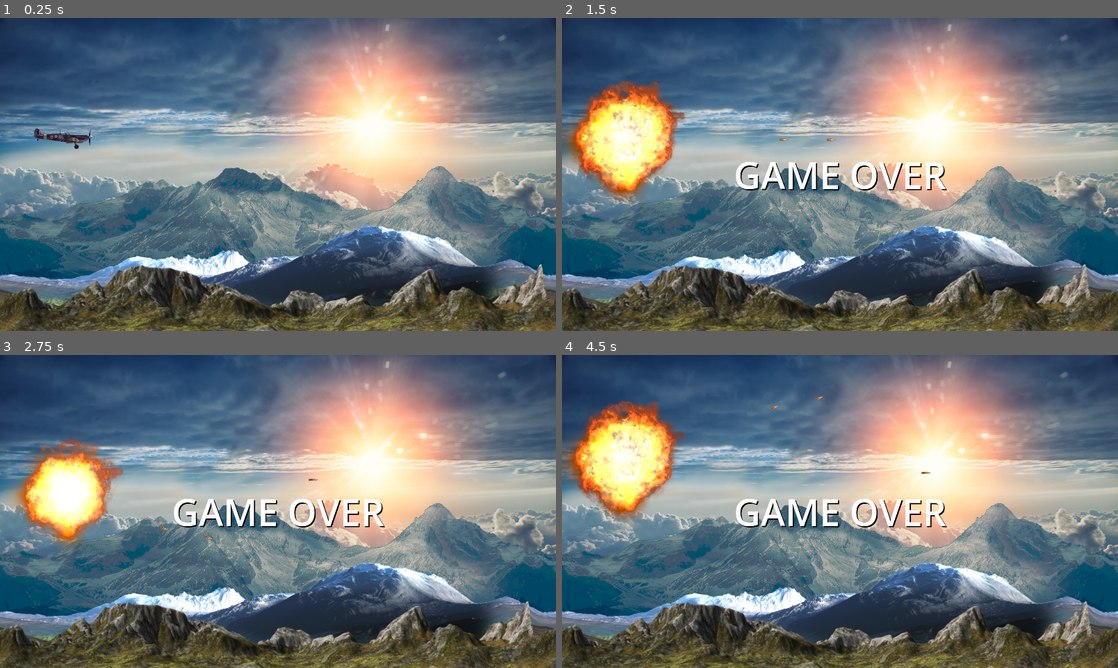
Above: before the commit, frames 1-4 (two rows, left to right).
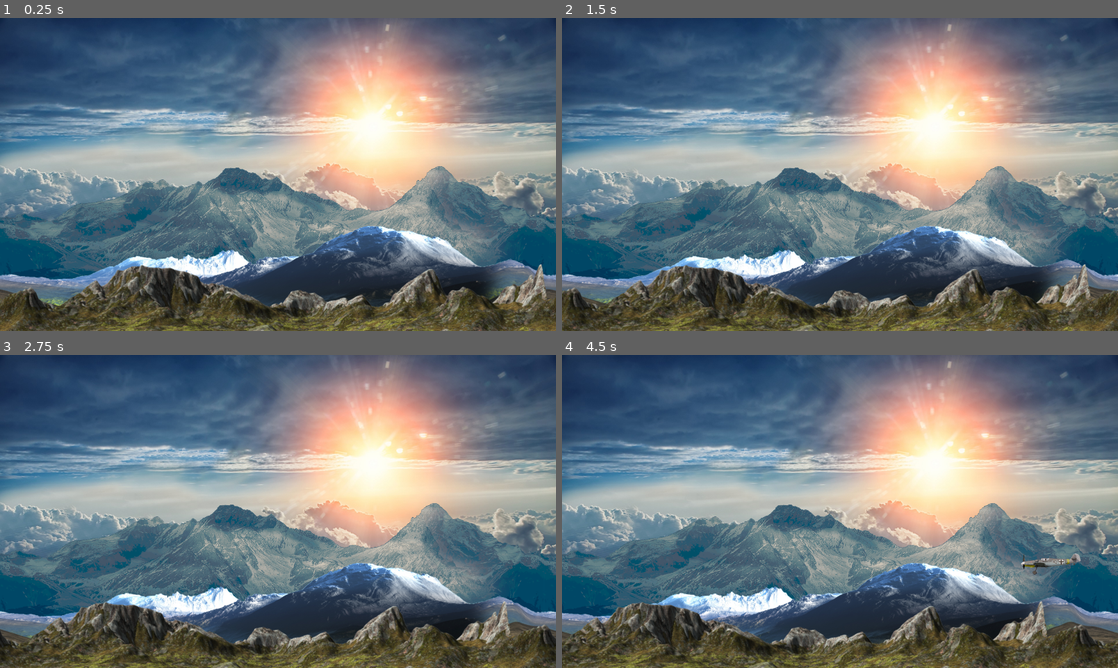
Above: after the commit, the same moments.

Repository: 7OneTwo/Godot-Fighter-Plane-Test
Game: Godot game, scene res://scenes/Game.tscn
Same seed, same stepped clock (60 frames per second), same inputs: the game is played once before the commit and once after it. Sound files missing from this copy of the repository are replaced by a short silence.
Inputs:
- Up to frame 1 (0.25 s): no input
- Up to frame 2 (1.5 s): hold Right (move_right) 0.53-1.28 s; hold Space (fire) 0.53-1.28 s; tap ` (test) at 0.8, 1.35 s; hold Down (move_down) from 1.28 s (still down)
- Up to frame 3 (2.75 s): tap Space (fire) at 1.55 s; release Down (move_down) at 2.03 s; hold Right (move_right) from 2.03 s (still down); hold Space (fire) from 2.03 s (still down); tap ` (test) at 2.3 s
- Up to frame 4 (4.5 s): release Right (move_right) at 2.78 s; release Space (fire) at 2.78 s; hold Up (move_up) 2.78-3.53 s; tap ` (test) at 2.85, 3.8, 4.35 s; tap Space (fire) at 3.05 s; hold Space (fire) 3.53-4.28 s; hold Left (move_left) from 3.53 s (still down)

The runs differ from the first frame. In frame 1, 0.3% of the frame differs, in the area x 6-17%, y 35-42%; in frame 2, 7.3%; in frame 3, 24%; in frame 4, 28%, in the area x 0-100%, y 13-100%.

Commit message:
Smoking engine with test for mayday.

Diff:
--- a/scenes/Game.tscn
+++ b/scenes/Game.tscn
@@ -46,7 +46,7 @@
 texture = ExtResource("3_3v2r8")
 
 [node name="Player" parent="ParallaxBackground" instance=ExtResource("6_fiq7g")]
-position = Vector2(219, 416)
+position = Vector2(-106, 964)
 
 [node name="Bullets" type="Node2D" parent="ParallaxBackground"]
 
--- a/scenes/Player.tscn
+++ b/scenes/Player.tscn
@@ -6,9 +6,11 @@
 [ext_resource type="AudioStream" uid="uid://dgi03p5ynremn" path="res://assets/audio/gun.ogg" id="3_ec3ip"]
 [ext_resource type="AudioStream" uid="uid://dyg08jda1u0gw" path="res://assets/audio/plane_engine.ogg" id="4_1equc"]
 [ext_resource type="Script" path="res://scripts/HurtBox.gd" id="5_3jqnx"]
+[ext_resource type="AudioStream" uid="uid://dbsb67dxkwgv" path="res://assets/audio/plane_failure.ogg" id="6_df3ut"]
 [ext_resource type="Script" path="res://scripts/HitBox.gd" id="6_i1sef"]
 [ext_resource type="AudioStream" uid="uid://j8jpm7acj0lf" path="res://assets/audio/gun_jammed.ogg" id="8_w6m75"]
 [ext_resource type="Texture2D" uid="uid://bgowl0w34myp3" path="res://assets/images/white_smoke.png" id="9_7jpdo"]
+[ext_resource type="Texture2D" uid="uid://drntnp8arjs3i" path="res://assets/images/black_smoke.png" id="10_4jnp4"]
 
 [sub_resource type="CapsuleShape2D" id="CapsuleShape2D_wgqij"]
 radius = 17.0
@@ -21,7 +23,7 @@
 gradient = SubResource("Gradient_5oo45")
 
 [sub_resource type="Curve" id="Curve_882km"]
-_data = [Vector2(0, 0), 0.0, 0.0, 0, 0, Vector2(1, 1), 0.0, 0.0, 0, 0]
+_data = [Vector2(0.0178155, 0.455764), 0.0, 0.0, 0, 0, Vector2(1, 1), 0.0, 0.0, 0, 0]
 point_count = 2
 
 [sub_resource type="CurveTexture" id="CurveTexture_8f5cc"]
@@ -72,6 +74,9 @@
 volume_db = -5.0
 autoplay = true
 
+[node name="EngineFailureSound" type="AudioStreamPlayer" parent="."]
+stream = ExtResource("6_df3ut")
+
 [node name="GunSoundQueue" type="Node" parent="."]
 script = ExtResource("2_5lute")
 count = 10
@@ -103,6 +108,13 @@
 process_material = SubResource("ParticleProcessMaterial_b0ajt")
 texture = ExtResource("9_7jpdo")
 
+[node name="EngineSmokeParticles" type="GPUParticles2D" parent="."]
+position = Vector2(75, -6)
+rotation = 1.5708
+emitting = false
+process_material = SubResource("ParticleProcessMaterial_b0ajt")
+texture = ExtResource("10_4jnp4")
+
 [connection signal="timeout" from="FireDelayTimer" to="." method="_on_fire_delay_timer_timeout"]
 [connection signal="timeout" from="CooldownTimer" to="." method="_on_cooldown_timer_timeout"]
 [connection signal="screen_exited" from="VisibleOnScreenNotifier2D" to="." method="_on_visible_on_screen_notifier_2d_screen_exited"]
--- a/scripts/Player.gd
+++ b/scripts/Player.gd
@@ -20,8 +20,10 @@
 @onready var fire_delay_timer = $FireDelayTimer
 @onready var cooldown_timer = $CooldownTimer
 @onready var engine_sound = $EngineSound
+@onready var engine_failure_sound = $EngineFailureSound
 @onready var muzzle = $Muzzle
 @onready var gun_smoke = $GunSmokeParticles
+@onready var engine_smoke = $EngineSmokeParticles
 @onready var explosion = $Explosion
 @onready var hurt_box = $HurtBox
 @onready var hit_box = $HitBox
@@ -31,15 +33,20 @@
 var explosion_scene = preload("res://scenes/Explosion.tscn")
 
 var bullet_count: int
+var going_down: bool
 
 func _ready() -> void:
 	bullet_count = jam_count
+	going_down = false;
 
 
 func _process(delta: float) -> void:
+	if going_down: return
+
 	if Input.is_action_just_pressed("test"):
-		explode_plane()
-		queue_free()
+		#explode_plane()
+		#queue_free()
+		mayday()
 
 	if Input.is_action_pressed("fire") and fire_delay_timer.is_stopped() and bullet_count > 0:
 		fire()
@@ -58,10 +65,12 @@
 
 
 func _physics_process(delta) -> void:
-	var input_dir := Input.get_vector("move_left", "move_right", "move_up", "move_down")
+	var input_dir := Input.get_vector("move_left", "move_right", "move_up", "move_down") if !going_down else Vector2(0, 1)
 	var direction := Vector2(input_dir.x, input_dir.y).normalized()
 
-	var pitch: float = clampf(rotation + direction.y * pitch_speed * delta * climb_speed, climb_angle_limit, dive_angle_limit)
+	var y = direction.y if !going_down else 0.3
+
+	var pitch: float = clampf(rotation + y * pitch_speed * delta * climb_speed, climb_angle_limit, dive_angle_limit)
 	set_rotation(pitch)
 	position.y += (rotation * climb_speed)
 
@@ -101,8 +110,11 @@
 	emit_signal("explode", e)
 
 
-func _on_fire_delay_timer_timeout() -> void:
-	pass#fire_delay_timer.stop()
+func mayday() -> void:
+	going_down = true
+	engine_smoke.emitting = true
+	engine_sound.stop()
+	engine_failure_sound.play()
 
 
 func _on_visible_on_screen_notifier_2d_screen_exited() -> void:
Binary file added: assets/images/black_smoke.png
Not shown, added: assets/images/black_smoke.png.import
Not shown: 1 places in scenes/Player.tscn that only renumber resources
